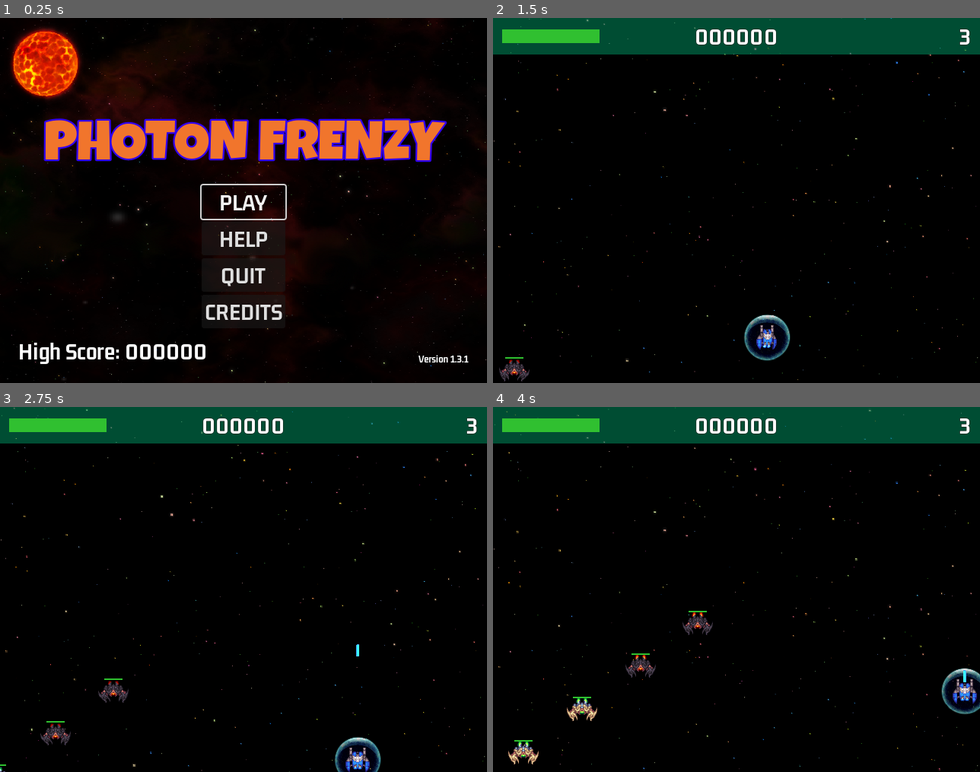
Above: before the commit, frames 1-4 (two rows, left to right).
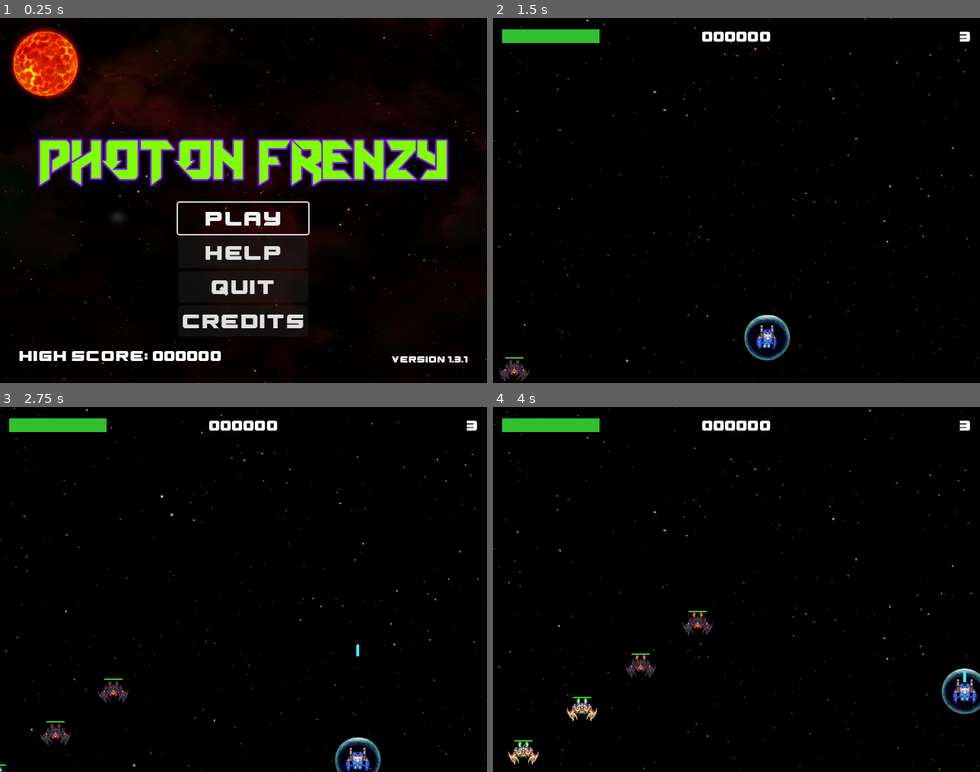
Above: after the commit, the same moments.

Repository: jaerrib/learning-godot
Game: Godot game, scene res://scenes/main/main.tscn
Same seed, same stepped clock (60 frames per second), same inputs: the game is played once before the commit and once after it.
Inputs:
- Up to frame 1 (0.25 s): no input
- Up to frame 2 (1.5 s): click "PLAY" at 0.5 s; hold D (right) from 1.28 s (still down); tap M (maker) at 1.35 s
- Up to frame 3 (2.75 s): release D (right) at 2.03 s; hold S (down) from 2.03 s (still down); tap Space (shoot) at 2.1 s
- Up to frame 4 (4 s): release S (down) at 2.78 s; hold D (right) 2.78-3.53 s; tap M (maker) at 2.85 s; hold W (up) from 3.53 s (still down); tap Space (shoot) at 3.6 s

The runs differ from the first frame. In frame 1, 17% of the frame differs, in the area x 2-98%, y 1-99%; in frame 2, 9.1%; in frame 3, 9.1%; in frame 4, 9.1%.

Commit message:
Replace fonts

Diff:
--- /dev/null
+++ b/space-ace/assets/GN_24_white.tres
@@ -0,0 +1,9 @@
+[gd_resource type="LabelSettings" load_steps=2 format=3 uid="uid://df73apuuwlboa"]
+
+[ext_resource type="FontFile" uid="uid://c5sey0pvhl2vi" path="res://assets/fonts/Excluded-z8XrX.ttf" id="1_68del"]
+
+[resource]
+font = ExtResource("1_68del")
+font_size = 24
+outline_size = 2
+outline_color = Color(0.105882, 0.105882, 0.105882, 1)
--- a/space-ace/assets/LG_Title.tres
+++ b/space-ace/assets/LG_Title.tres
@@ -1,10 +1,10 @@
 [gd_resource type="LabelSettings" load_steps=2 format=3 uid="uid://cb2u5o7m8jgyn"]
 
-[ext_resource type="FontFile" uid="uid://ch7rb82k5lv5c" path="res://assets/fonts/LuckiestGuy-Regular.ttf" id="1_dwkpm"]
+[ext_resource type="FontFile" uid="uid://b38hfygolxr2i" path="res://assets/fonts/Amazobitaemostrovv2-ZGK8.ttf" id="1_1e1f2"]
 
 [resource]
-font = ExtResource("1_dwkpm")
+font = ExtResource("1_1e1f2")
 font_size = 72
-font_color = Color(0.945098, 0.458824, 0.172549, 1)
+font_color = Color(0.498039, 1, 0, 1)
 outline_size = 9
-outline_color = Color(0.192157, 0, 0.937255, 1)
+outline_color = Color(0.501961, 0, 1, 1)
--- a/space-ace/scenes/credits_screen/credits_screen.tscn
+++ b/space-ace/scenes/credits_screen/credits_screen.tscn
@@ -6,6 +6,7 @@
 [ext_resource type="Texture2D" uid="uid://cxrhxraxtvhmf" path="res://assets/backgrounds/spr_stars02.png" id="3_bjhi7"]
 [ext_resource type="LabelSettings" uid="uid://bslymv1e3rjua" path="res://assets/GN_32_white.tres" id="4_itfx2"]
 [ext_resource type="Script" path="res://scenes/main/menu_button.gd" id="5_hpui7"]
+[ext_resource type="FontFile" uid="uid://c5sey0pvhl2vi" path="res://assets/fonts/Excluded-z8XrX.ttf" id="6_vgbhj"]
 [ext_resource type="AudioStream" uid="uid://bd4y72gkgty8s" path="res://assets/sounds/loops/TitleScreen.mp3" id="7_rjgpn"]
 
 [node name="CreditsScreen" type="Control"]
@@ -78,6 +79,7 @@
 
 [node name="ReturnToMenu" type="Button" parent="MarginContainer/VBoxContainer"]
 layout_mode = 2
+theme_override_fonts/font = ExtResource("6_vgbhj")
 text = "Return to Menu"
 script = ExtResource("5_hpui7")
 
--- a/space-ace/scenes/game_ui/game_ui.tscn
+++ b/space-ace/scenes/game_ui/game_ui.tscn
@@ -2,7 +2,7 @@
 
 [ext_resource type="PackedScene" uid="uid://nq242qivg0is" path="res://scenes/health_bar/health_bar.tscn" id="1_7pmbr"]
 [ext_resource type="Script" path="res://scenes/game_ui/game_ui.gd" id="1_8hul5"]
-[ext_resource type="LabelSettings" uid="uid://bslymv1e3rjua" path="res://assets/GN_32_white.tres" id="2_3r6ah"]
+[ext_resource type="LabelSettings" uid="uid://df73apuuwlboa" path="res://assets/GN_24_white.tres" id="3_slj2r"]
 
 [node name="GameUI" type="Control"]
 layout_mode = 3
@@ -19,7 +19,7 @@
 anchor_right = 1.0
 offset_bottom = 48.0
 grow_horizontal = 2
-color = Color(0, 0.6, 0.4, 0.501961)
+color = Color(0, 0.6, 0.4, 0)
 
 [node name="MC" type="MarginContainer" parent="ColorRect"]
 layout_mode = 1
@@ -41,7 +41,7 @@
 layout_mode = 2
 size_flags_horizontal = 4
 text = "00000"
-label_settings = ExtResource("2_3r6ah")
+label_settings = ExtResource("3_slj2r")
 horizontal_alignment = 2
 vertical_alignment = 1
 
@@ -49,7 +49,7 @@
 layout_mode = 2
 size_flags_horizontal = 8
 text = "2"
-label_settings = ExtResource("2_3r6ah")
+label_settings = ExtResource("3_slj2r")
 
 [node name="Sound" type="AudioStreamPlayer2D" parent="."]
 
--- a/space-ace/scenes/help_screen/help_screen.tscn
+++ b/space-ace/scenes/help_screen/help_screen.tscn
@@ -1,19 +1,20 @@
-[gd_scene load_steps=15 format=3 uid="uid://cc5jlyxuj5qqj"]
+[gd_scene load_steps=16 format=3 uid="uid://cc5jlyxuj5qqj"]
 
 [ext_resource type="Texture2D" uid="uid://b6gf5rwll2bab" path="res://assets/misc/shield_gold.png" id="1_8ufqt"]
 [ext_resource type="Script" path="res://scenes/help_screen/help_screen.gd" id="1_osxsu"]
-[ext_resource type="LabelSettings" uid="uid://bslymv1e3rjua" path="res://assets/GN_32_white.tres" id="2_7fgap"]
 [ext_resource type="Texture2D" uid="uid://cfm1xevyj1bk2" path="res://assets/backgrounds/GalaxyUno.png" id="2_tlmvm"]
 [ext_resource type="Texture2D" uid="uid://ba3qcc1n456px" path="res://assets/backgrounds/spr_stars01.png" id="3_hmoom"]
 [ext_resource type="Texture2D" uid="uid://cg6uybbdynrxf" path="res://assets/misc/powerupBlue_bolt.png" id="3_rjql2"]
 [ext_resource type="Texture2D" uid="uid://cxrhxraxtvhmf" path="res://assets/backgrounds/spr_stars02.png" id="4_f3gp0"]
 [ext_resource type="Texture2D" uid="uid://ne0s1vrqj2fh" path="res://assets/misc/powerupRed_bolt.png" id="4_uern5"]
 [ext_resource type="Texture2D" uid="uid://t3iniennsas" path="res://assets/misc/powerupYellow_bolt.png" id="5_yo76s"]
+[ext_resource type="LabelSettings" uid="uid://df73apuuwlboa" path="res://assets/GN_24_white.tres" id="6_ge1ii"]
 [ext_resource type="Texture2D" uid="uid://km3u7igtdrpl" path="res://assets/misc/powerupWhite_bolt.png" id="6_hwoge"]
 [ext_resource type="Texture2D" uid="uid://ebidepita3pq" path="res://assets/misc/powerupPurple_bolt.png" id="7_kln4s"]
 [ext_resource type="Texture2D" uid="uid://c6yp2r0ouik17" path="res://assets/misc/powerupGreen_bolt.png" id="8_7hai2"]
 [ext_resource type="Script" path="res://scenes/main/menu_button.gd" id="9_smcgw"]
 [ext_resource type="AudioStream" uid="uid://bd4y72gkgty8s" path="res://assets/sounds/loops/TitleScreen.mp3" id="11_geyjq"]
+[ext_resource type="FontFile" uid="uid://c5sey0pvhl2vi" path="res://assets/fonts/Excluded-z8XrX.ttf" id="13_tdt04"]
 
 [node name="HelpScreen" type="Control"]
 layout_mode = 3
@@ -95,7 +96,7 @@
 layout_mode = 2
 size_flags_horizontal = 8
 text = " Shield"
-label_settings = ExtResource("2_7fgap")
+label_settings = ExtResource("6_ge1ii")
 horizontal_alignment = 1
 
 [node name="Powerup2" type="HBoxContainer" parent="MarginContainer/VBoxContainer"]
@@ -112,7 +113,7 @@
 layout_mode = 2
 size_flags_horizontal = 8
 text = "Damage Boost"
-label_settings = ExtResource("2_7fgap")
+label_settings = ExtResource("6_ge1ii")
 horizontal_alignment = 1
 
 [node name="Powerup3" type="HBoxContainer" parent="MarginContainer/VBoxContainer"]
@@ -129,7 +130,7 @@
 layout_mode = 2
 size_flags_horizontal = 8
 text = "Double Shot"
-label_settings = ExtResource("2_7fgap")
+label_settings = ExtResource("6_ge1ii")
 horizontal_alignment = 1
 
 [node name="Powerup4" type="HBoxContainer" parent="MarginContainer/VBoxContainer"]
@@ -146,7 +147,7 @@
 layout_mode = 2
 size_flags_horizontal = 8
 text = "Spread Shot"
-label_settings = ExtResource("2_7fgap")
+label_settings = ExtResource("6_ge1ii")
 horizontal_alignment = 1
 
 [node name="Powerup5" type="HBoxContainer" parent="MarginContainer/VBoxContainer"]
@@ -163,7 +164,7 @@
 layout_mode = 2
 size_flags_horizontal = 8
 text = "Multidirection Shot"
-label_settings = ExtResource("2_7fgap")
+label_settings = ExtResource("6_ge1ii")
 horizontal_alignment = 1
 
 [node name="Powerup6" type="HBoxContainer" parent="MarginContainer/VBoxContainer"]
@@ -180,7 +181,7 @@
 layout_mode = 2
 size_flags_horizontal = 8
 text = "Nuke"
-label_settings = ExtResource("2_7fgap")
+label_settings = ExtResource("6_ge1ii")
 horizontal_alignment = 1
 
 [node name="Powerup7" type="HBoxContainer" parent="MarginContainer/VBoxContainer"]
@@ -197,11 +198,12 @@
 layout_mode = 2
 size_flags_horizontal = 8
 text = "Health Boost"
-label_settings = ExtResource("2_7fgap")
+label_settings = ExtResource("6_ge1ii")
 horizontal_alignment = 1
 
 [node name="ReturnToMenu" type="Button" parent="MarginContainer/VBoxContainer"]
 layout_mode = 2
+theme_override_fonts/font = ExtResource("13_tdt04")
 text = "Return to Menu"
 script = ExtResource("9_smcgw")
 
--- a/space-ace/scenes/main/main.tscn
+++ b/space-ace/scenes/main/main.tscn
@@ -6,10 +6,11 @@
 [ext_resource type="Texture2D" uid="uid://cxrhxraxtvhmf" path="res://assets/backgrounds/spr_stars02.png" id="3_we5qh"]
 [ext_resource type="LabelSettings" uid="uid://cb2u5o7m8jgyn" path="res://assets/LG_Title.tres" id="4_wyqmh"]
 [ext_resource type="PackedScene" uid="uid://btt8mx0fmlxgi" path="res://scenes/sun/sun.tscn" id="5_w662t"]
+[ext_resource type="FontFile" uid="uid://c5sey0pvhl2vi" path="res://assets/fonts/Excluded-z8XrX.ttf" id="7_flmfj"]
 [ext_resource type="Script" path="res://scenes/main/menu_button.gd" id="7_k8pmx"]
-[ext_resource type="LabelSettings" uid="uid://bslymv1e3rjua" path="res://assets/GN_32_white.tres" id="7_s2lh5"]
 [ext_resource type="FontFile" uid="uid://mrdlwe7bf1tx" path="res://assets/fonts/gemunu-libre-v8-latin-700.ttf" id="8_kqgkm"]
 [ext_resource type="AudioStream" uid="uid://bd4y72gkgty8s" path="res://assets/sounds/loops/TitleScreen.mp3" id="8_kwvvb"]
+[ext_resource type="LabelSettings" uid="uid://df73apuuwlboa" path="res://assets/GN_24_white.tres" id="9_04q43"]
 
 [sub_resource type="Theme" id="Theme_bpiti"]
 default_font = ExtResource("8_kqgkm")
@@ -24,7 +25,7 @@
 default_font_size = 32
 
 [sub_resource type="LabelSettings" id="LabelSettings_83ckl"]
-font = ExtResource("8_kqgkm")
+font = ExtResource("7_flmfj")
 font_size = 14
 outline_size = 2
 outline_color = Color(0.105882, 0.105882, 0.105882, 1)
@@ -64,6 +65,7 @@
 grow_horizontal = 2
 grow_vertical = 2
 texture = ExtResource("3_we5qh")
+flip_h = true
 
 [node name="MarginContainer" type="MarginContainer" parent="."]
 layout_mode = 1
@@ -99,6 +101,7 @@
 size_flags_horizontal = 3
 theme = SubResource("Theme_bpiti")
 theme_type_variation = &"FlatButton"
+theme_override_fonts/font = ExtResource("7_flmfj")
 text = "PLAY"
 script = ExtResource("7_k8pmx")
 
@@ -106,20 +109,21 @@
 layout_mode = 2
 size_flags_horizontal = 3
 theme = SubResource("Theme_1rjcv")
+theme_override_fonts/font = ExtResource("7_flmfj")
 text = "HELP"
 
 [node name="Quit" type="Button" parent="MarginContainer/VBoxContainer/MenuContainer"]
 layout_mode = 2
 size_flags_horizontal = 3
 theme = SubResource("Theme_67lnj")
-theme_override_fonts/font = ExtResource("8_kqgkm")
+theme_override_fonts/font = ExtResource("7_flmfj")
 text = "QUIT"
 
 [node name="Credits" type="Button" parent="MarginContainer/VBoxContainer/MenuContainer"]
 layout_mode = 2
 size_flags_horizontal = 3
 theme = SubResource("Theme_67lnj")
-theme_override_fonts/font = ExtResource("8_kqgkm")
+theme_override_fonts/font = ExtResource("7_flmfj")
 text = "CREDITS"
 
 [node name="HBoxContainer" type="HBoxContainer" parent="MarginContainer/VBoxContainer"]
@@ -131,7 +135,7 @@
 size_flags_horizontal = 2
 size_flags_vertical = 8
 text = "High Score: 00000"
-label_settings = ExtResource("7_s2lh5")
+label_settings = ExtResource("9_04q43")
 horizontal_alignment = 1
 vertical_alignment = 1
 
--- a/space-ace/scenes/pause_menu/pause_menu.tscn
+++ b/space-ace/scenes/pause_menu/pause_menu.tscn
@@ -1,7 +1,7 @@
 [gd_scene load_steps=3 format=3 uid="uid://c0rptegj0usdk"]
 
-[ext_resource type="LabelSettings" uid="uid://bslymv1e3rjua" path="res://assets/GN_32_white.tres" id="1_000ky"]
 [ext_resource type="Script" path="res://scenes/pause_menu/pause_menu.gd" id="1_8pxvq"]
+[ext_resource type="LabelSettings" uid="uid://df73apuuwlboa" path="res://assets/GN_24_white.tres" id="2_g1vyg"]
 
 [node name="PauseMenu" type="Control"]
 process_mode = 2
@@ -36,6 +36,6 @@
 grow_horizontal = 2
 grow_vertical = 2
 text = "PAUSED"
-label_settings = ExtResource("1_000ky")
+label_settings = ExtResource("2_g1vyg")
 horizontal_alignment = 1
 vertical_alignment = 1
Binary file added: space-ace/assets/fonts/Amazobitaemostrovv2-ZGK8.ttf
Not shown, added: space-ace/assets/fonts/Amazobitaemostrovv2-ZGK8.ttf.import
Binary file added: space-ace/assets/fonts/Excluded-z8XrX.ttf
Not shown, added: space-ace/assets/fonts/Excluded-z8XrX.ttf.import
Not shown, changed: space-ace/export_presets.cfg
Not shown: 1 places in space-ace/scenes/credits_screen/credits_screen.tscn that only renumber resources
Not shown: 1 places in space-ace/scenes/main/main.tscn that only renumber resources
